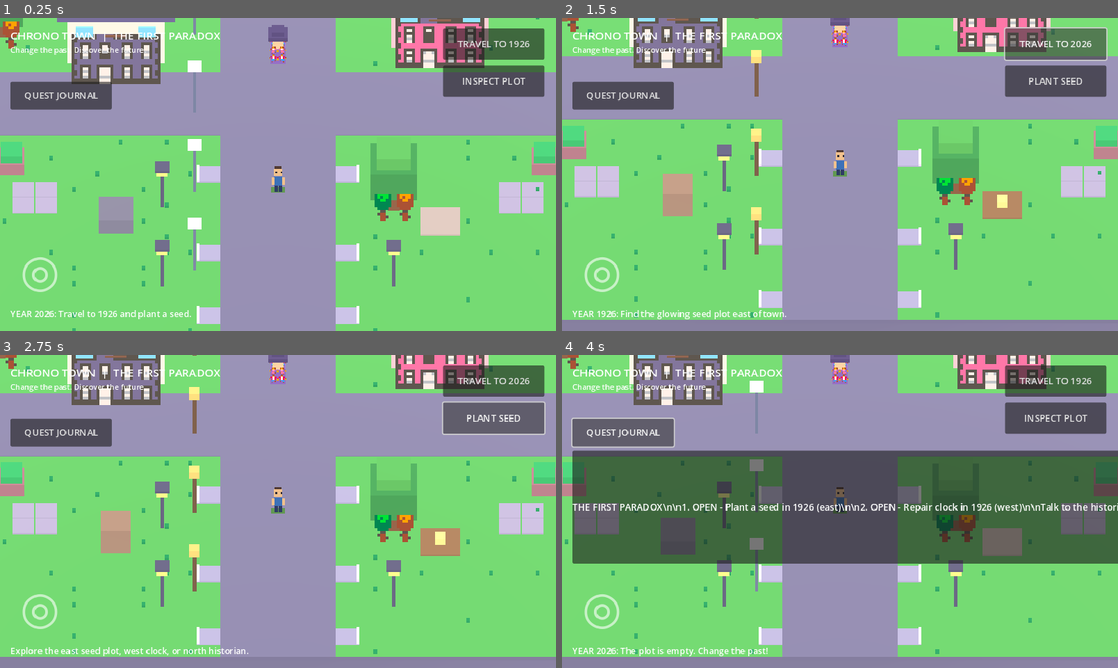
Above: before the commit, frames 1-4 (two rows, left to right).
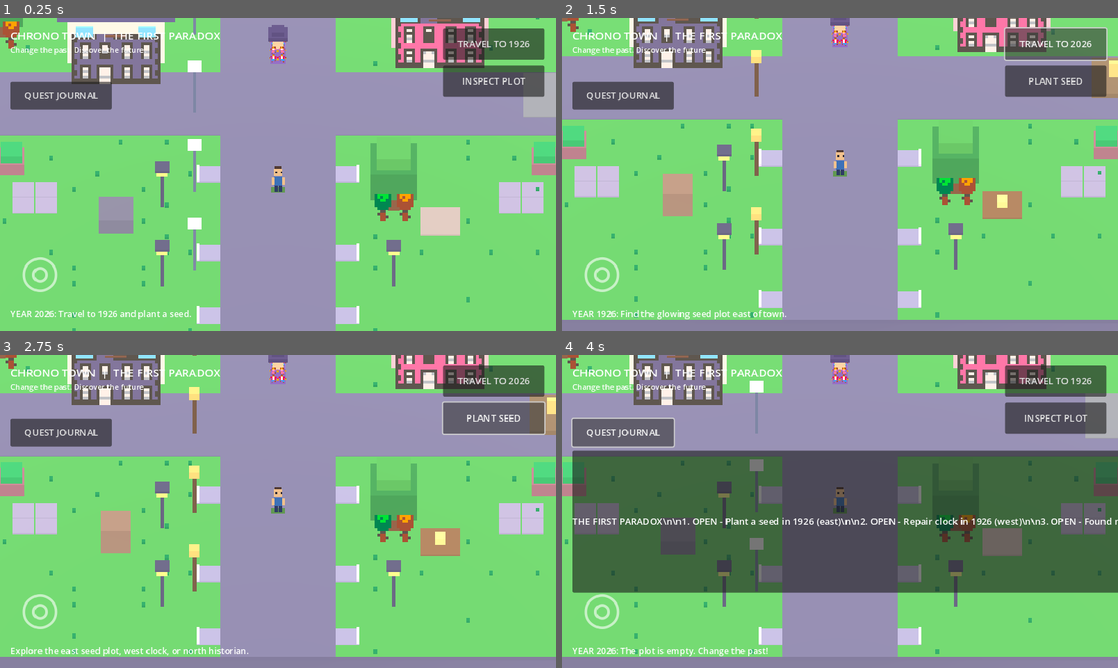
Above: after the commit, the same moments.

Repository: LifemaxRPG/Rpg--attempt
Game: Godot game, scene res://scenes/main.tscn
The game is run twice, just before and just after one commit, with the same random seed, the same clock (stepped at 60 frames per second) and the same inputs.
Inputs:
- Up to frame 1 (0.25 s): no input
- Up to frame 2 (1.5 s): click "INSPECT PLOT" at 0.5 s; click "TRAVEL TO 1926" at 1.25 s
- Up to frame 3 (2.75 s): click "PLANT SEED" at 2 s
- Up to frame 4 (4 s): click "TRAVEL TO 2026" at 2.75 s; click "QUEST JOURNAL" at 3.5 s

The runs differ from the first frame. In frame 1, 0.5% of the frame differs, in the area x 94-100%, y 17-32%; in frame 2, 0.6%; in frame 3, 0.6%; in frame 4, 12%, in the area x 1-100%, y 12-76%.

Commit message:
Add market founding paradox with future stalls, saved progression and journal objective

Diff:
--- a/scripts/world.gd
+++ b/scripts/world.gd
@@ -21,6 +21,8 @@
 var in_past := false
 var planted_seed := false
 var repaired_clock := false
+var founded_market := false
+const MARKET_SITE := Vector3(12, 0, -1)
 var era_visuals: Node3D
 var journal_panel: PanelContainer
 var journal_text: Label
@@ -171,11 +173,12 @@
 	if typeof(data) == TYPE_DICTIONARY:
 		planted_seed = data.get("planted_seed", false) == true
 		repaired_clock = data.get("repaired_clock", false) == true
+		founded_market = data.get("founded_market", false) == true
 
 func _save_progress() -> void:
 	var file := FileAccess.open(SAVE_PATH, FileAccess.WRITE)
 	if file != null:
-		file.store_string(JSON.stringify({"version": 1, "planted_seed": planted_seed, "repaired_clock": repaired_clock}))
+		file.store_string(JSON.stringify({"version": 1, "planted_seed": planted_seed, "repaired_clock": repaired_clock, "founded_market": founded_market}))
 
 func _build_era_visuals() -> void:
 	era_visuals = Node3D.new()
@@ -203,6 +206,18 @@
 			_cube(era_visuals, "ClockFace", CLOCK_SITE + Vector3(0, 3.2, 0.82), Vector3(0.85, 0.85, 0.12), Color("#f9df9b"))
 		else:
 			_cube(era_visuals, "ClockRuins", CLOCK_SITE + Vector3(0, 0.4, 0), Vector3(1.5, 0.8, 1.5), Color("#787486"))
+	_build_market_visuals()
+
+func _build_market_visuals() -> void:
+	if in_past:
+		_cube(era_visuals, "MarketFoundation", MARKET_SITE + Vector3(0, 0.12, 0), Vector3(2.3, 0.24, 2.3), Color("#8b7257"))
+		_cube(era_visuals, "MarketSign", MARKET_SITE + Vector3(0, 0.65, 0), Vector3(0.8, 0.8, 0.2), Color("#67bc77" if founded_market else "#f1c574"))
+	elif founded_market:
+		for offset in [-1.8, 0.0, 1.8]:
+			_cube(era_visuals, "MarketStall", MARKET_SITE + Vector3(offset, 0.55, 0), Vector3(1.5, 1.1, 1.3), Color("#d9b892"))
+			_cube(era_visuals, "MarketAwning", MARKET_SITE + Vector3(offset, 1.25, 0), Vector3(1.7, 0.32, 1.5), Color("#d9717c"))
+	else:
+		_cube(era_visuals, "VacantMarketLot", MARKET_SITE + Vector3(0, 0.05, 0), Vector3(2.8, 0.1, 2.8), Color("#8b8c91"))
 
 func _build_era_objects() -> void:
 	era_objects = Node3D.new()
@@ -245,6 +260,18 @@
 			message_label.text = "YEAR 2026: The plot is empty. Change the past!"
 
 func _interact() -> void:
+	if player.position.distance_to(MARKET_SITE) <= 2.5:
+		if in_past and not founded_market:
+			founded_market = true
+			_save_progress()
+			_refresh_era_visuals()
+			_update_journal()
+			message_label.text = "You founded the market! See the shops in 2026."
+		elif in_past:
+			message_label.text = "The first merchants are gathering here."
+		else:
+			message_label.text = "A thriving market!" if founded_market else "Vacant lot. Found a market in 1926!"
+		return
 	if player.position.distance_to(NPC_SITE) <= 2.5:
 		_talk_historian()
 		return
@@ -292,6 +319,9 @@
 	_atlas_sprite(npc, "HistorianBadge", Rect2(160, 88, 16, 24), Vector3(0, 1.2, 0.34), 0.045)
 
 func _talk_historian() -> void:
+	if founded_market and planted_seed and repaired_clock:
+		message_label.text = "Historian: Three changes! You have transformed our town."
+		return
 	if in_past:
 		message_label.text = "Historian: A clock and a seed can rewrite a century."
 	elif planted_seed and repaired_clock:
@@ -307,8 +337,9 @@
 	if journal_text == null:
 		return
 	var tree_status := "DONE - Ancient tree thrives in 2026" if planted_seed else "OPEN - Plant a seed in 1926 (east)"
+	var market_status := "DONE - Future market founded" if founded_market else "OPEN - Found market in 1926 (+12,-1)"
 	var clock_status := "DONE - Clock tower restored in 2026" if repaired_clock else "OPEN - Repair clock in 1926 (west)"
-	journal_text.text = "THE FIRST PARADOX\\n\\n1. %s\\n\\n2. %s\\n\\nTalk to the historian near the north road.\\nProgress saves automatically." % [tree_status, clock_status]
+	journal_text.text = "THE FIRST PARADOX\\n\\n1. %s\\n\\n2. %s\\n\\n3. %s\\n\\nTalk to the historian near the north road.\\nProgress saves automatically." % [tree_status, clock_status, market_status]
 
 func _toggle_journal() -> void:
 	journal_panel.visible = not journal_panel.visible
@@ -420,7 +451,7 @@
 	journal_panel = PanelContainer.new()
 	journal_panel.name = "JournalPanel"
 	journal_panel.position = Vector2(18, 165)
-	journal_panel.custom_minimum_size = Vector2(390, 195)
+	journal_panel.custom_minimum_size = Vector2(390, 245)
 	journal_panel.visible = false
 	root.add_child(journal_panel)
 	journal_text = Label.new()
